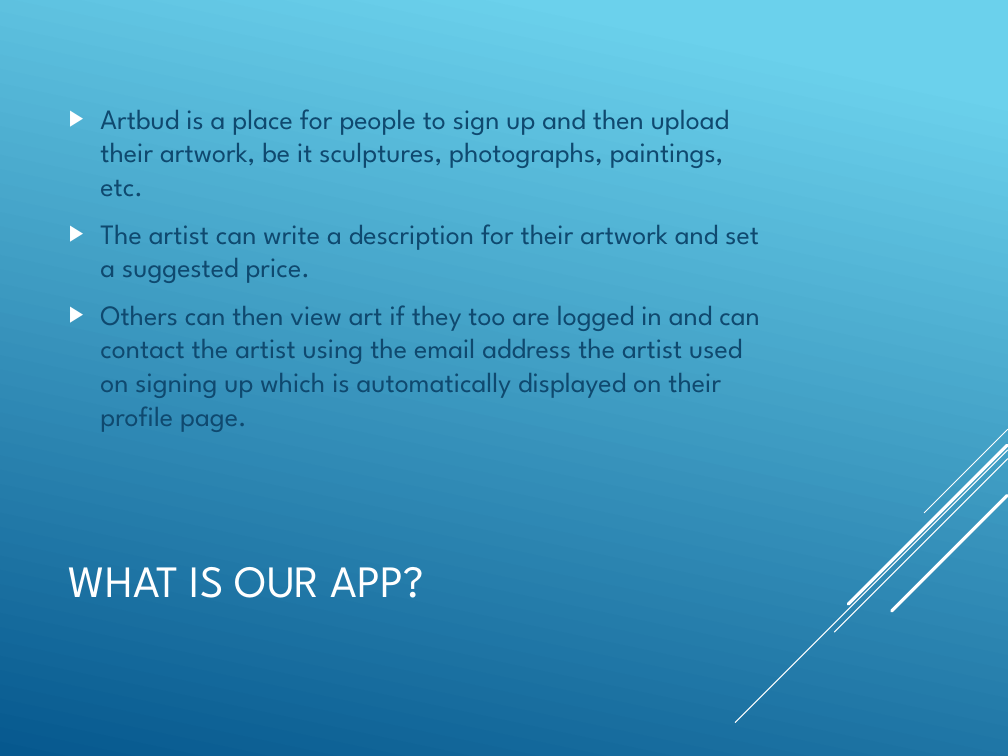
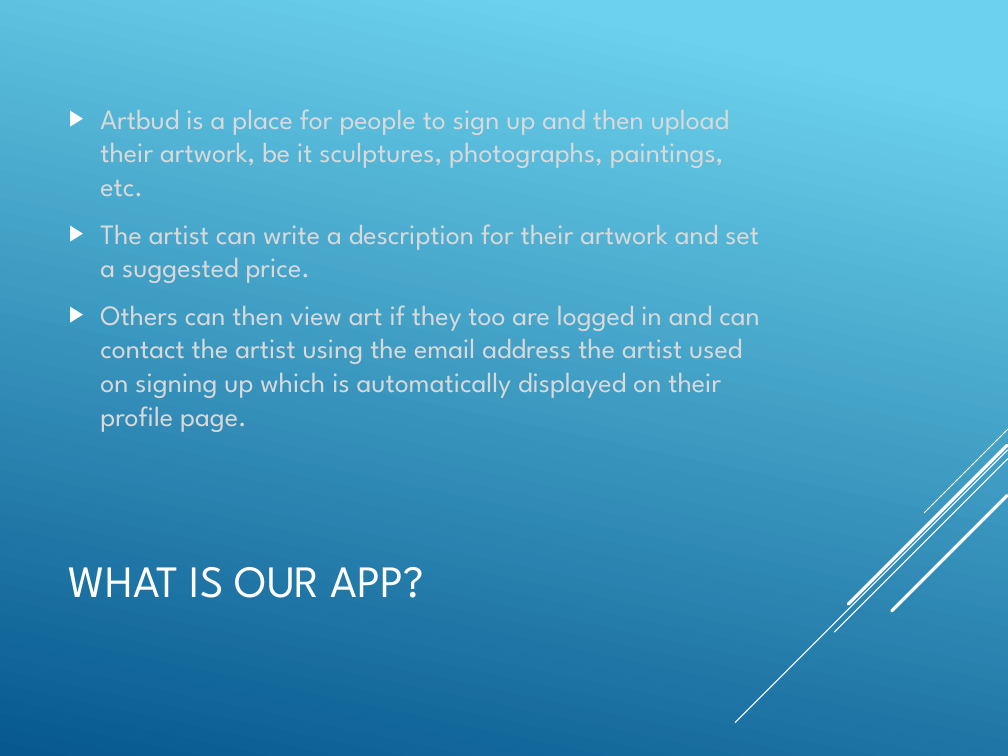
Before and after one commit to GilesMunn/artbud, a slide deck: slide 3 of presentation_material/powerpoint.pptx. Drawn at 1008x756 pixels with LibreOffice and Linux fonts; fonts in the diff are those of the drawing. Boxes give left, top, right and bottom in pixels: in the first picture for what was removed or moved away, otherwise in the second. Text is boxed around its words. In the diff, an @@ line names an element or a change of style, - is before the commit and + after.

```diff
--- a/presentation_material/powerpoint.pptx
+++ b/presentation_material/powerpoint.pptx
@@ text "Artbud is a place for ..." at [100,109,760,432]: text colour #0F496F to #D9D9D9 @@
```
Also in this commit, not shown: 2 other slides changed, 1 slide added, 3 slides removed.
